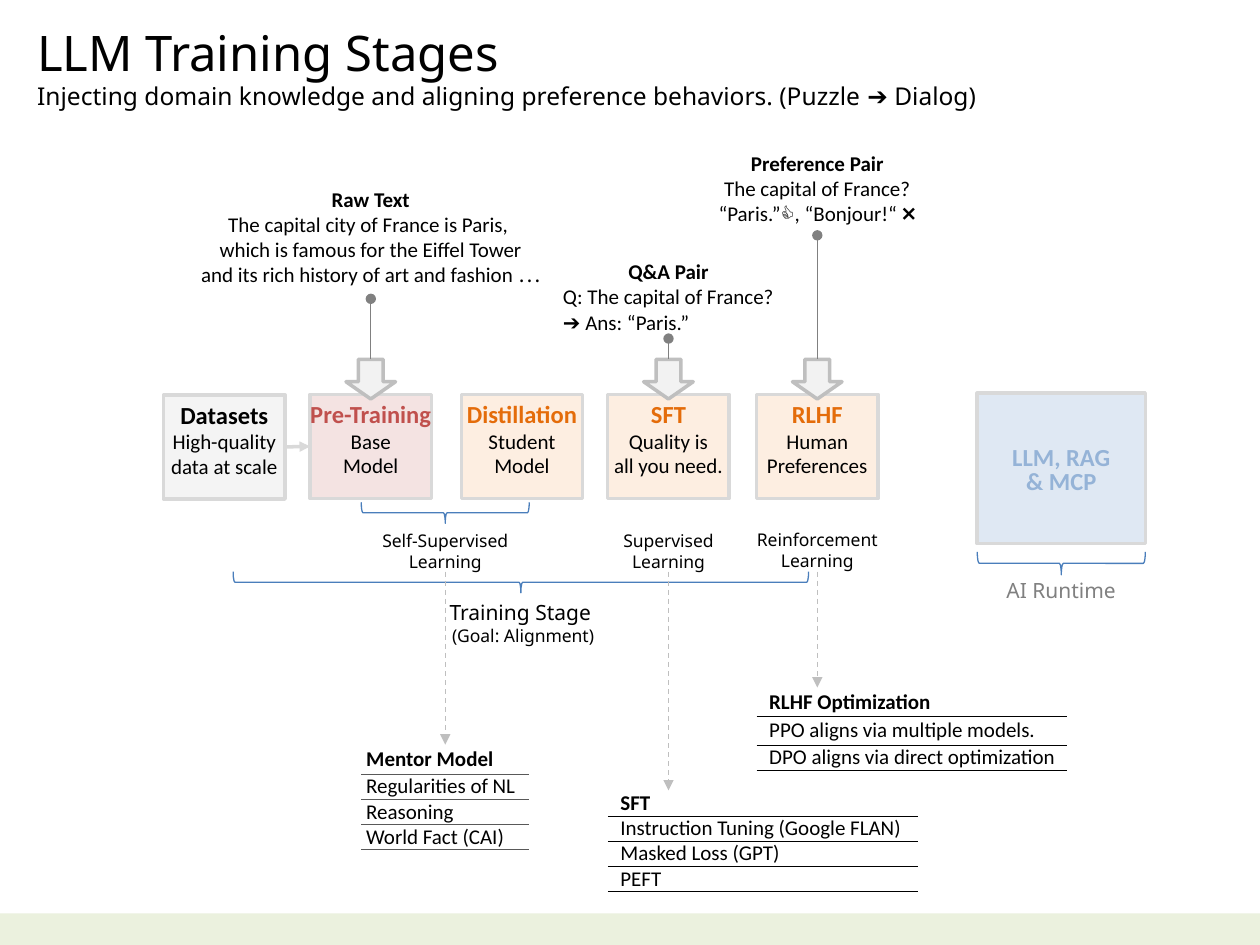
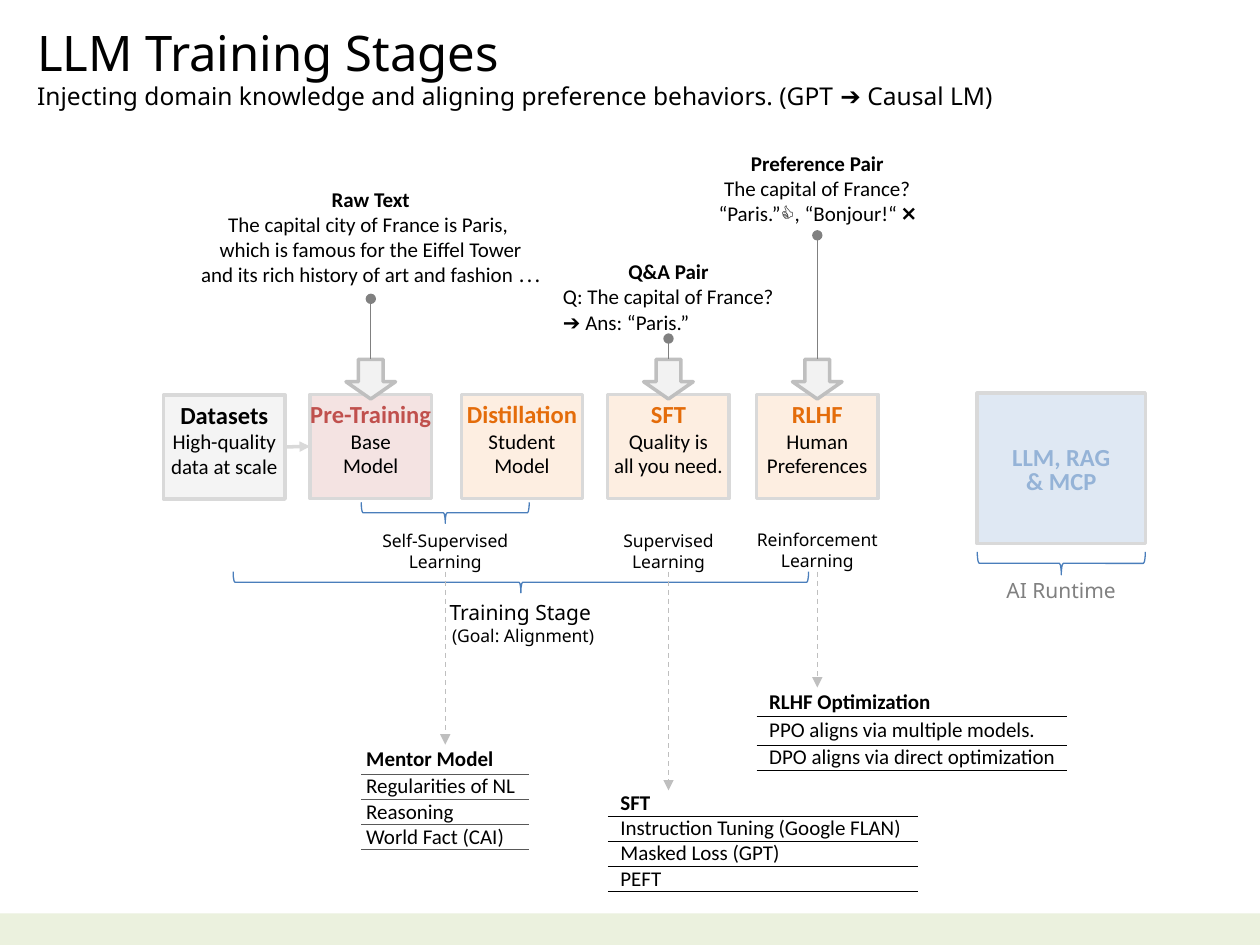
Before and after one commit to navibator/crazy-ai, a slide deck: slide 6 of ai.pptx. Drawn at 1260x945 pixels with LibreOffice and Linux fonts; fonts in the diff are those of the drawing. Boxes give left, top, right and bottom in pixels: in the first picture for what was removed or moved away, otherwise in the second. Text is boxed around its words. In the diff, an @@ line names an element or a change of style, - is before the commit and + after.

```diff
--- a/ai.pptx
+++ b/ai.pptx
@@ text at (37, 82, 992, 111): text changed @@
-Injecting domain knowledge and aligning preference behaviors. (Puzzle ➔ Dialog)
+Injecting domain knowledge and aligning preference behaviors. (GPT ➔ Causal LM)
```
Also in this commit, not shown: 9 other slides changed, 3 other files.
